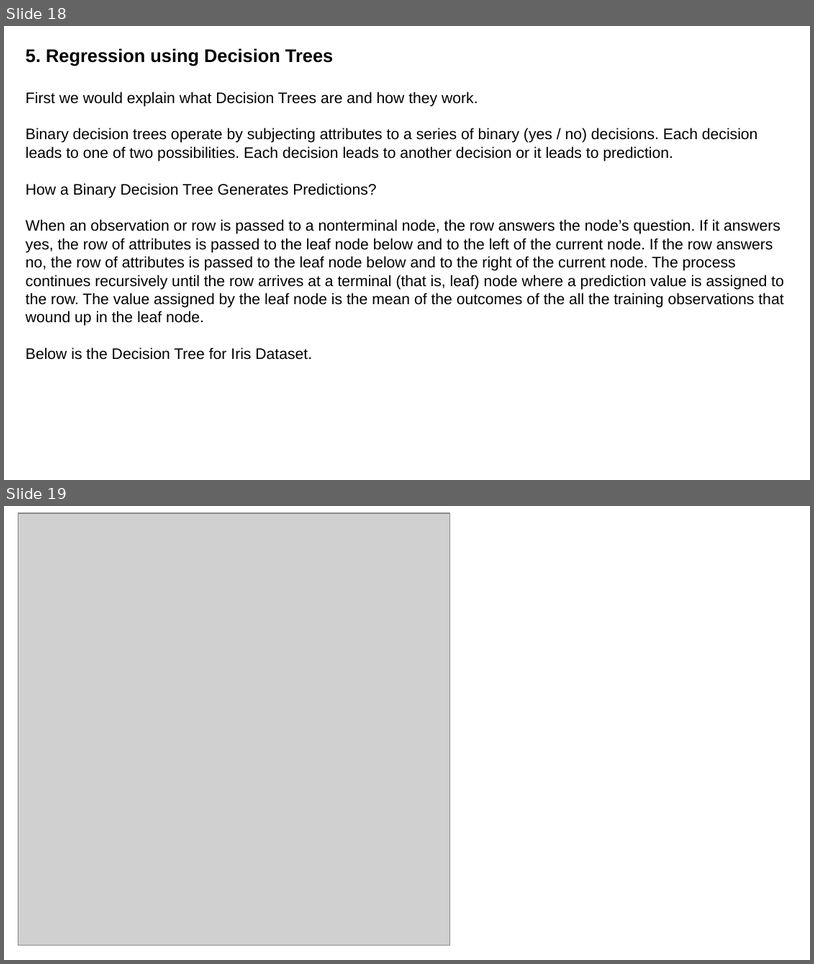
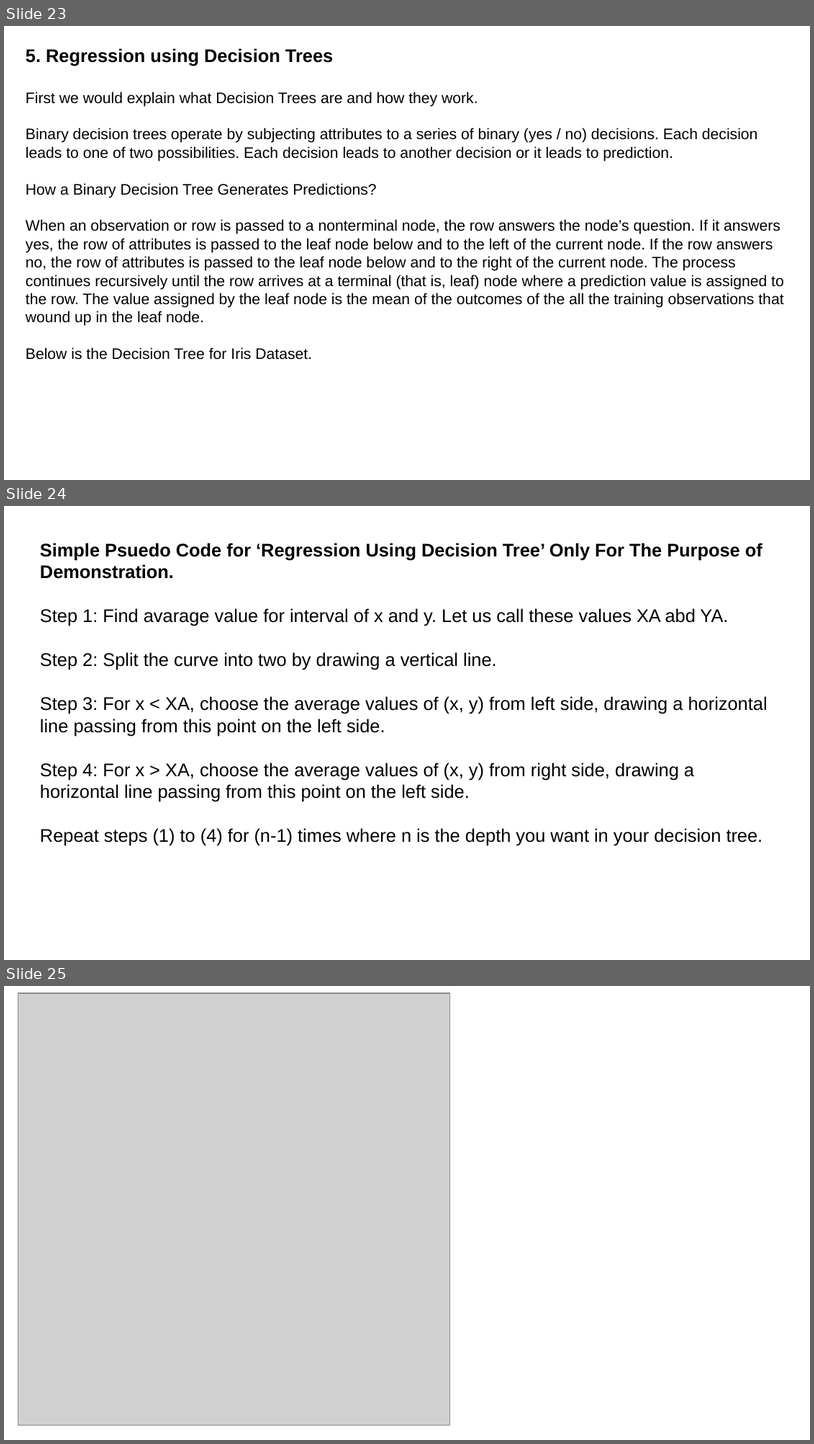
Before and after one commit to ashishjain1547/public_lessons_in_machine_learning, a slide deck: Regression/Hands-on 5 Regression Algorithms Using Scikit-Learn/Hands-on 5 Regression Algorithms Using Scikit-Learn.odp. Shown one above the other, each under a label of ours: slides 18 and 19 before the commit, slides 23, 24 and 25 after it. The pictures are 814x964 and 814x1444 pixels, drawn with LibreOffice and Linux fonts; fonts in the diff are those of the drawing; grey boxes stand for pictures. Boxes give left, top, right and bottom in pixels: in the first picture for what was removed or moved away, otherwise in the second. Text is boxed around its words. In the diff, an @@ line names an element or a change of style, - is before the commit and + after.

```diff
--- a/Regression/Hands-on 5 Regression Algorithms Using Scikit-Learn/Hands-on 5 Regression Algorithms Using Scikit-Learn.odp
+++ b/Regression/Hands-on 5 Regression Algorithms Using Scikit-Learn/Hands-on 5 Regression Algorithms Using Scikit-Learn.odp
@@ slide 24 added at box(4, 506, 810, 960), background #FFFFFF @@
@@ text added at box(40, 543, 768, 846), 18 pt, text #000000 @@
+Simple Psuedo Code for ‘Regression Using Decision Tree’ Only For The Purpose of Demonstration.
+Step 1: Find avarage value for interval of x and y. Let us call these values XA abd YA.
+Step 2: Split the curve into two by drawing a vertical line.
+Step 3: For x < XA, choose the average values of (x, y) from left side, drawing a horizontal line passing from this point on the left side.
+Step 4: For x > XA, choose the average values of (x, y) from right side, drawing a horizontal line passing from this point on the left side.
+Repeat steps (1) to (4) for (n-1) times where n is the depth you want in your decision tree.
@@ what was slide 18 is now slide 23 @@
@@ what was slide 19 is now slide 25 @@
```
Also in this commit, not shown: 1 slide changed, 5 other slides added.
